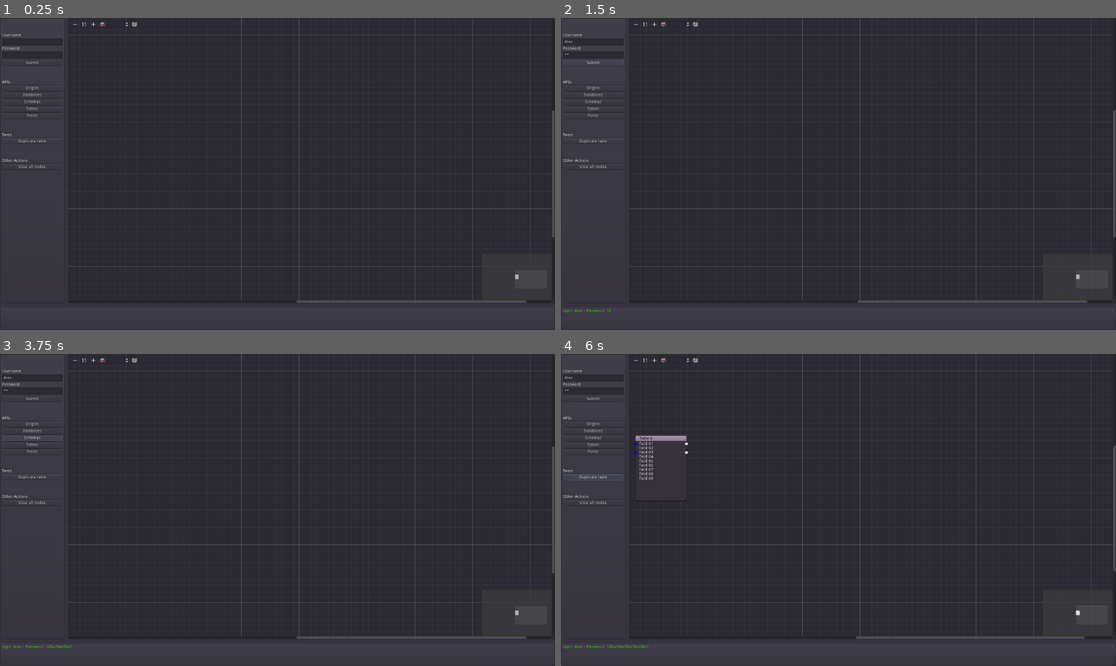
Above: before the commit, frames 1-4 (two rows, left to right).
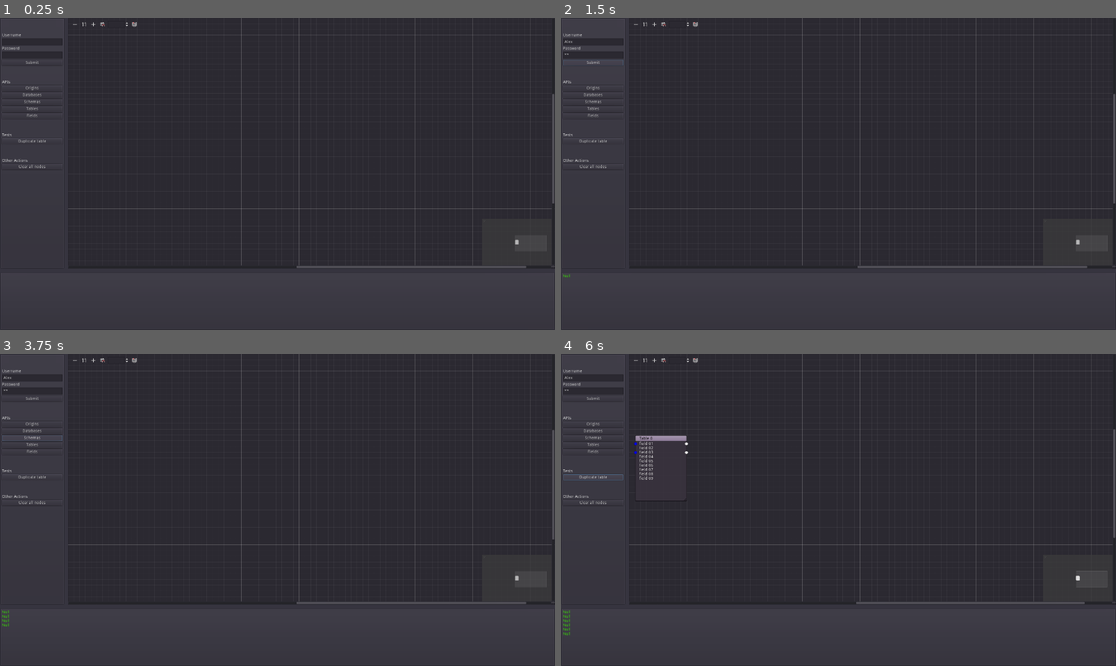
Above: after the commit, the same moments.

Repository: aselvais/dlxmetadatamanager-visual
Game: Godot game, scene res://main.tscn
Same seed, same stepped clock (60 frames per second), same inputs: the game is played once before the commit and once after it.
Inputs (mouse positions are in pixels of both pictures, inside the frame that each line leads up to):
- Up to frame 1 (0.25 s): no input
- Up to frame 2 (1.5 s): click (594, 42) at 0.52 s; type "Alex" at 0.6 s; click (594, 55) at 0.75 s; type "12" at 0.83 s; click "Submit" at 1.25 s
- Up to frame 3 (3.75 s): click "Origins" at 2 s; click "Databases" at 2.75 s; click "Schemas" at 3.5 s
- Up to frame 4 (6 s): click "Tables" at 4.25 s; click "Fields" at 5 s; click "Duplicate table" at 5.75 s

The runs differ from the first frame. In frame 1, 1.0% of the frame differs, in the area x 12-100%, y 24-92%; in frame 2, 1.1%; in frame 3, 1.1%; in frame 4, 1.2%, in the area x 0-100%, y 24-95%.
Error before the commit: Unable to iterate on object of type 'Nil'. (res://main.gd:173)

Commit message:
add login

Diff:
--- a/main.gd
+++ b/main.gd
@@ -2,8 +2,8 @@
 
 var nodes = []
 var token = "4gZYp1S785NmOaHgxxAUsONsGMm0QIrSDbPDxz5QSRWCd1S0bGvbS3jCFdUzAHha"
-var uu = "http://localhost:8089"
-#var uu = "http://ala01095.deluxe.com:8089"
+#var uu = "http://localhost:8089"
+var uu = "http://ala01095.deluxe.com:8089"
 
 func _ready():
 	"""
@@ -17,8 +17,15 @@
 	Executed when we have a complete response from the the HTTP request
 	"""
 	var json = JSON.parse(body.get_string_from_utf8())
-	addLineToLog(str(json.result))
-	add_origin_nodes(json.result)
+	_log(str(json.result))
+	if response_code == 200:
+		if json.result.has("error"):
+			_log("API ERROR!!!!!")
+		elif json.result.has("created") and json.result.has("id"):
+			token = json.result.id
+			_log("New token set to : " + token)
+		elif json.result[0] and json.result[0].has("name"):
+			add_origin_nodes(json.result)
 	show_loading(false)
 
 func _on_Button_button_up():
@@ -80,7 +87,7 @@
 	"""
 	var username_txt = $MainGUI2D/VSplitContainer/HSplitContainer/PanelContainer/VBoxContainer/input_username.text
 	var password_txt = $MainGUI2D/VSplitContainer/HSplitContainer/PanelContainer/VBoxContainer/input_password.text
-	addLineToLog("login: " + username_txt + " | Password: " + password_txt )
+	call_api({"entity": "login", "username": username_txt, "password": password_txt})
 
 func _on_btn_clearnodes_button_up():
 	"""
@@ -88,22 +95,26 @@
 	"""
 	clear_all_nodes()
 
-func get_api_url(model="origins"):
+func get_api_url(model="origins", params={}):
 	"""
 	Returns the URL of the API
 	"""
 	var prms = "/api/" + model + "?"
 	if model == "tables":
 		prms += "filter=%7B%22where%22:%7B%22schemas_idh%22:%2270807018e45b3b6ea4dee1a1a3fed17e%22%7D%7D"
+	if model == "login":
+		return uu + "/api/Users/login"
 	else:
 		prms += "filter=%7B%22limit%22%3A99%7D"
 	return uu + prms + "&access_token=" + token
 
-func addLineToLog(msg):
+func _log(msg):
 	"""
 	Writes to the visual console in the GUI
 	"""
-	$MainGUI2D/VSplitContainer/PanelContainer/RichTextLabel.text += msg #"\n" + str(OS.get_unix_time()) + " : " + msg
+	print(msg)
+	#"\n" + str(OS.get_unix_time()) + " : " + msg
+	$MainGUI2D/VSplitContainer/PanelContainer/RichTextLabel.text = msg + "\n" + $MainGUI2D/VSplitContainer/PanelContainer/RichTextLabel.text
 
 func show_loading(on = true):
 	if on:
@@ -163,7 +174,11 @@
 	"""
 	show_loading(true)
 	if params.entity != "":
-		return $HTTPRequest.request(get_api_url(params.entity))
+		if params.entity == "login":
+			return $HTTPRequest.request(get_api_url(params.entity, params), ["Content-Type: application/json"], false, HTTPClient.METHOD_POST, JSON.print(params))
+		else:
+			return $HTTPRequest.request(get_api_url(params.entity, params))
+
 	return show_loading(false)
 
 func add_origin_nodes(e=[]):
--- a/main.tscn
+++ b/main.tscn
@@ -17,18 +17,19 @@
 
 [node name="HSplitContainer" type="HSplitContainer" parent="MainGUI2D/VSplitContainer"]
 margin_right = 1920.0
-margin_bottom = 988.0
+margin_bottom = 868.0
 split_offset = 100
 
 [node name="PanelContainer" type="PanelContainer" parent="MainGUI2D/VSplitContainer/HSplitContainer"]
+editor/display_folded = true
 margin_right = 223.0
-margin_bottom = 988.0
+margin_bottom = 868.0
 
 [node name="VBoxContainer" type="VBoxContainer" parent="MainGUI2D/VSplitContainer/HSplitContainer/PanelContainer"]
 margin_left = 7.0
 margin_top = 7.0
 margin_right = 216.0
-margin_bottom = 981.0
+margin_bottom = 861.0
 
 [node name="label_username" type="Label" parent="MainGUI2D/VSplitContainer/HSplitContainer/PanelContainer/VBoxContainer"]
 margin_right = 209.0
@@ -129,7 +130,7 @@
 [node name="GraphEdit" type="GraphEdit" parent="MainGUI2D/VSplitContainer/HSplitContainer"]
 margin_left = 235.0
 margin_right = 1920.0
-margin_bottom = 988.0
+margin_bottom = 868.0
 scroll_offset = Vector2( 0, -260 )
 
 [node name="GraphNode" type="GraphNode" parent="MainGUI2D/VSplitContainer/HSplitContainer/GraphEdit"]
@@ -142,16 +143,16 @@
 
 [node name="PanelContainer" type="PanelContainer" parent="MainGUI2D/VSplitContainer"]
 editor/display_folded = true
-margin_top = 1000.0
+margin_top = 880.0
 margin_right = 1920.0
 margin_bottom = 1080.0
-rect_min_size = Vector2( 0, 80 )
+rect_min_size = Vector2( 0, 200 )
 
 [node name="RichTextLabel" type="RichTextLabel" parent="MainGUI2D/VSplitContainer/PanelContainer"]
 margin_left = 7.0
 margin_top = 7.0
 margin_right = 1913.0
-margin_bottom = 73.0
+margin_bottom = 193.0
 custom_colors/default_color = Color( 0.243137, 1, 0, 1 )
 
 [node name="HTTPRequest" type="HTTPRequest" parent="."]
Not shown, changed: html/index.pck
